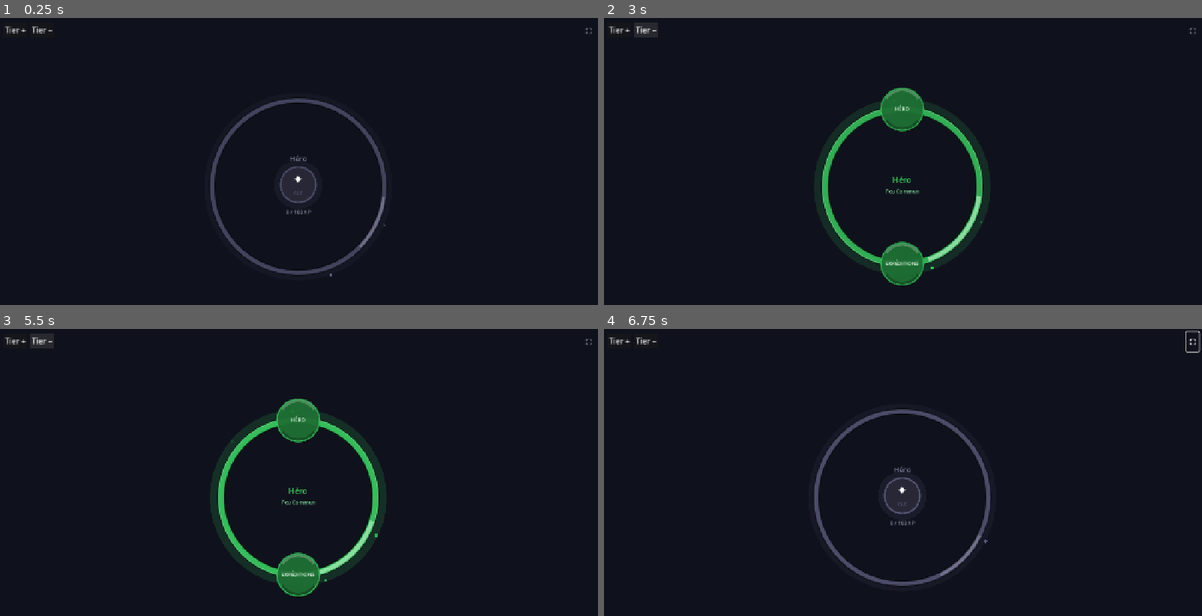
Above: before the commit, frames 1-4 (two rows, left to right).
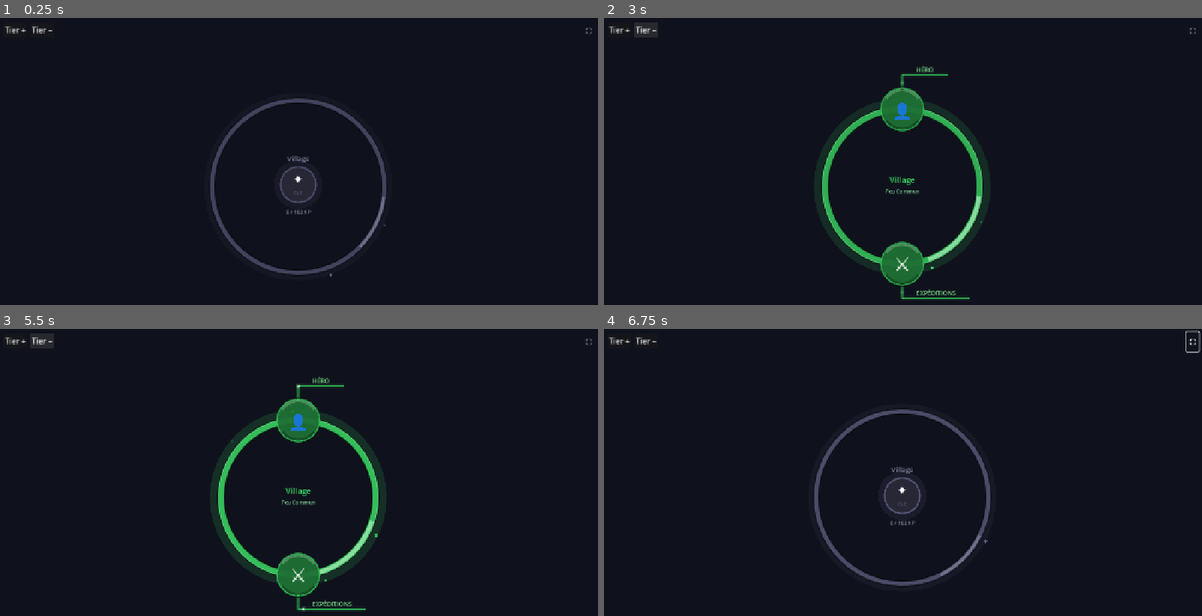
Above: after the commit, the same moments.

Repository: Rhend/Reliquary
Game: Godot game, scene res://scenes/village/village.tscn
Two runs of this game, one before a commit and one after it. Both use one fixed random seed, a clock stepped at 60 frames per second and the inputs below.
Inputs:
- Up to frame 1 (0.25 s): no input
- Up to frame 2 (3 s): click "Tier +" at 0.5 s; click "Tier −" at 1.25 s; click "⛶" at 2 s; click "Tier +" at 2.75 s
- Up to frame 3 (5.5 s): click "Tier −" at 3.5 s; click "⛶" at 4.25 s; click "Tier +" at 5 s
- Up to frame 4 (6.75 s): click "Tier −" at 5.75 s; click "⛶" at 6.5 s

The runs differ from the first frame. In frame 1, less than 0.1% of the frame differs, in the area x 48-52%, y 48-51%; in frame 2, 0.5%; in frame 3, 0.5%, in the area x 47-62%, y 16-99%; in frame 4, less than 0.1%.

Commit message:
feat(village): callout animé sur les boutons hub (pulse voyageur + juice)
Co-Authored-By: Claude Sonnet 4.6 <noreply@anthropic.com>

Diff:
--- a/scenes/village/Village.gd
+++ b/scenes/village/Village.gd
@@ -285,30 +285,28 @@
 
 # ─── Hexagone interactif ──────────────────────────────────────
 class HexItem extends Control:
-	var icon_text   := ""
-	var label_text  := ""
-	var tier_color  := Color.WHITE
-	var tier        := 1
-	var callback    : Callable
-	var hex_radius  := 58.0
-	var is_hovered  := false
-	var is_selected := false
-	var _htween     : Tween
-	var _t          := 0.0
+	var icon_text    := ""
+	var label_text   := ""
+	var tier_color   := Color.WHITE
+	var tier         := 1
+	var callback     : Callable
+	var hex_radius   := 58.0
+	var outward_dir  := Vector2.RIGHT
+	var is_hovered   := false
+	var is_selected  := false
+	var _htween      : Tween
+	var _t           := 0.0
 
 	func _ready() -> void:
 		pivot_offset = size * 0.5
-		var lbl := Label.new()
-		lbl.text = label_text
-		lbl.horizontal_alignment = HORIZONTAL_ALIGNMENT_CENTER
-		lbl.vertical_alignment   = VERTICAL_ALIGNMENT_CENTER
-		lbl.add_theme_font_size_override("font_size", 11)
-		lbl.add_theme_color_override("font_color", Color.WHITE)
-		lbl.anchor_left   = 0.0; lbl.anchor_right  = 1.0
-		lbl.anchor_top    = 0.0; lbl.anchor_bottom = 0.0
-		lbl.offset_top    = 63;  lbl.offset_bottom = 87
-		lbl.mouse_filter  = Control.MOUSE_FILTER_IGNORE
-		add_child(lbl)
+		var ico := Label.new()
+		ico.text = icon_text
+		ico.horizontal_alignment = HORIZONTAL_ALIGNMENT_CENTER
+		ico.vertical_alignment   = VERTICAL_ALIGNMENT_CENTER
+		ico.add_theme_font_size_override("font_size", 40)
+		ico.set_anchors_and_offsets_preset(Control.PRESET_FULL_RECT)
+		ico.mouse_filter = Control.MOUSE_FILTER_IGNORE
+		add_child(ico)
 		mouse_entered.connect(_on_enter)
 		mouse_exited.connect(_on_exit)
 
@@ -349,6 +347,69 @@
 			4: _hexa(c, true,  false)
 			5: _hexa(c, true,  true)
 			_: _round(c, false)
+		_callout(c)
+
+	func _callout(c: Vector2) -> void:
+		var font := ThemeDB.fallback_font
+		var fsz  := 13
+		var r    := hex_radius * (0.78 if tier <= 2 else 0.92)
+
+		var text_w  := font.get_string_size(label_text, HORIZONTAL_ALIGNMENT_LEFT, -1, fsz).x
+		var bar_len := text_w + 60.0
+
+		var p0       := c + outward_dir * r
+		var p1       := c + outward_dir * (r + 28.0)
+		var bd       := 1.0 if outward_dir.x >= 0.0 else -1.0
+		var p2       := p1 + Vector2(bd * bar_len, 0.0)
+		var stem_len := p0.distance_to(p1)
+		var total    := stem_len + bar_len
+
+		var black := Color(0.0, 0.0, 0.0, 0.40)
+		var base  := Color(tier_color.r, tier_color.g, tier_color.b,
+				0.72 + 0.10 * sin(_t * 1.8))
+
+		# Glow de fond (respire)
+		var glow := Color(tier_color.r, tier_color.g, tier_color.b,
+				0.08 + 0.05 * sin(_t * 1.5))
+		draw_line(p0, p1, glow, 8.0, true)
+		draw_line(p1, p2, glow, 8.0, true)
+
+		# Outline + trait principal
+		draw_line(p0, p1, black, 3.0, true)
+		draw_line(p1, p2, black, 3.0, true)
+		draw_line(p0, p1, base, 1.5, true)
+		draw_line(p1, p2, base, 1.5, true)
+
+		# Dot de départ qui respire
+		var dot_r := 2.0 + 0.7 * sin(_t * 3.2)
+		draw_circle(p0, dot_r + 1.5, black)
+		draw_circle(p0, dot_r, base)
+
+		# Pulse qui voyage de p0 → p1 → p2 en boucle
+		var prog := fmod(_t * 0.55, 1.0)
+		var dist := prog * total
+		var pp   : Vector2
+		if dist <= stem_len:
+			pp = p0.lerp(p1, dist / stem_len)
+		else:
+			pp = p1.lerp(p2, (dist - stem_len) / bar_len)
+		var pa   := sin(prog * PI)  # fade entrée/sortie
+		var pc   := tier_color.lightened(0.45); pc.a = pa * 0.85
+		var pcg  := Color(pc.r, pc.g, pc.b, pa * 0.25)
+		draw_circle(pp, 5.5, pcg)
+		draw_circle(pp, 2.8, pc)
+		draw_circle(pp, 1.2, Color(1.0, 1.0, 1.0, pa * 0.90))
+
+		# Texte centré sur la barre, outline léger
+		var tx  := minf(p1.x, p2.x)
+		var tp  := Vector2(tx, p1.y - 6.0)
+		var tco := Color(0.0, 0.0, 0.0, 0.50)
+		for ofs: Vector2 in [Vector2(1,0), Vector2(-1,0), Vector2(0,1), Vector2(0,-1)]:
+			draw_string(font, tp + ofs, label_text,
+					HORIZONTAL_ALIGNMENT_CENTER, bar_len, fsz, tco)
+		draw_string(font, tp, label_text,
+				HORIZONTAL_ALIGNMENT_CENTER, bar_len, fsz,
+				tier_color.lightened(0.35))
 
 	# ── Tier 1 & 2 : boutons ronds ────────────────────────────
 	func _round(c: Vector2, with_fx: bool) -> void:
@@ -642,7 +703,7 @@
 	add_child(_ring)
 
 	var lname := Label.new()
-	lname.text = creature.get("name", "Héro") as String
+	lname.text = "Village"
 	lname.horizontal_alignment = HORIZONTAL_ALIGNMENT_CENTER
 	lname.add_theme_font_size_override("font_size", 15)
 	lname.add_theme_color_override("font_color", TIER_0_COLOR.lightened(0.2))
@@ -683,7 +744,7 @@
 	_hub_root.add_child(_ring)
 
 	var lname := Label.new()
-	lname.text = creature.get("name", "Héro") as String
+	lname.text = "Village"
 	lname.horizontal_alignment = HORIZONTAL_ALIGNMENT_CENTER
 	lname.add_theme_font_size_override("font_size", 17)
 	lname.add_theme_color_override("font_color", tcolor)
@@ -1252,11 +1313,12 @@
 # ─── Factory hexagone ─────────────────────────────────────────
 func _make_hex(lbl: String, icon: String, tcolor: Color, pos: Vector2, cb: Callable, panel_id: String) -> void:
 	var item := HexItem.new()
-	item.icon_text  = icon
-	item.label_text = lbl
-	item.tier_color = tcolor
-	item.tier       = _current_tier()
-	item.callback   = cb
+	item.icon_text   = icon
+	item.label_text  = lbl
+	item.tier_color  = tcolor
+	item.tier        = _current_tier()
+	item.outward_dir = pos.normalized()
+	item.callback    = cb
 	_center(item, pos, HEX_SIZE)
 	item.pivot_offset = HEX_SIZE * 0.5   # centrage du scale x1.2
 	_hub_root.add_child(item)
